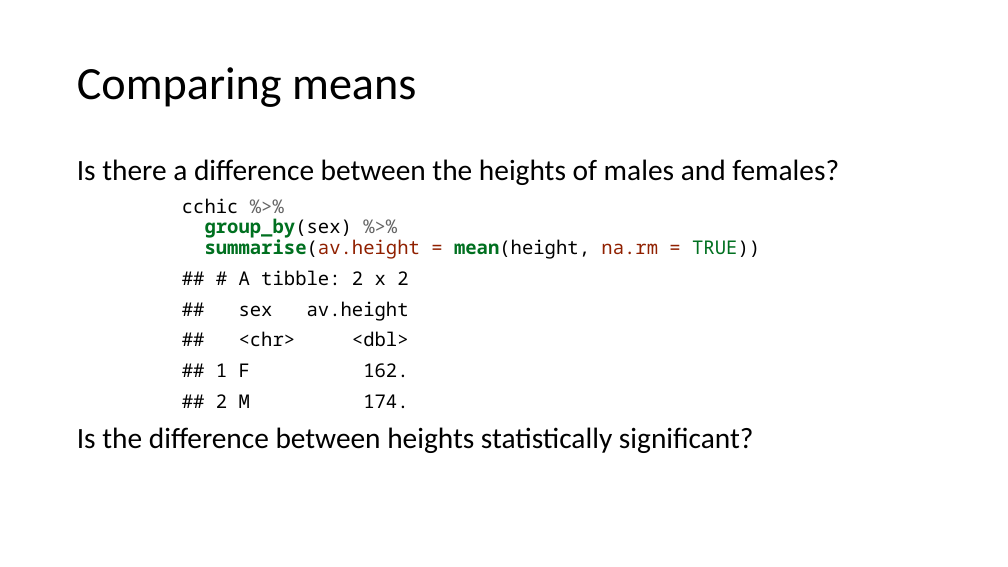
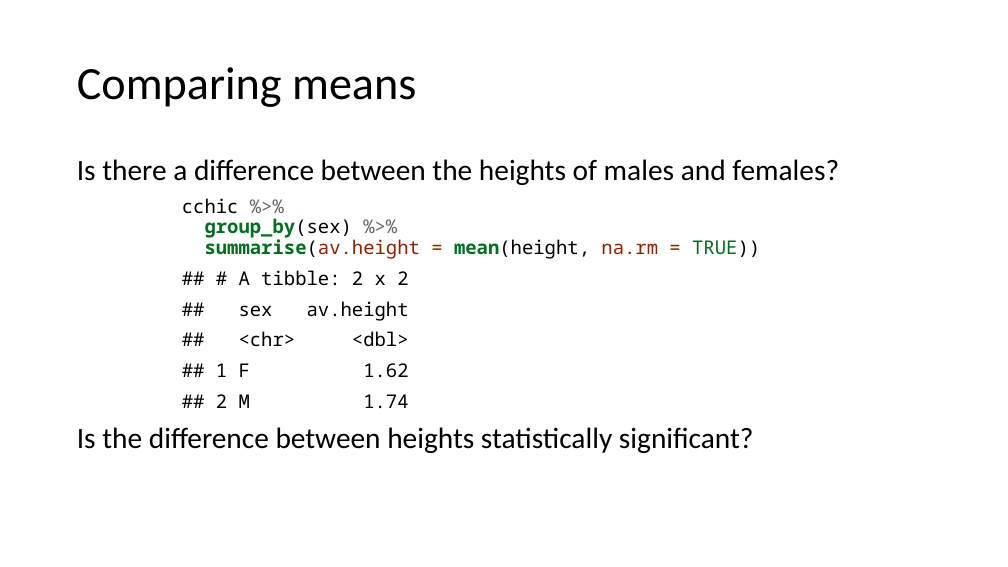
Before and after one commit to uclh-criu/learning-datascience, a slide deck: slide 29 of Workshops/Workshop6.pptx. Drawn at 1008x567 pixels with LibreOffice and Linux fonts; fonts in the diff are those of the drawing. Boxes give left, top, right and bottom in pixels: in the first picture for what was removed or moved away, otherwise in the second. Text is boxed around its words. In the diff, an @@ line names an element or a change of style, - is before the commit and + after.

```diff
--- a/Workshops/Workshop6.pptx
+++ b/Workshops/Workshop6.pptx
@@ text at box(216, 270, 409, 408): text changed @@
-## # A tibble: 2 x 2
-## sex av.height
-## <chr> <dbl>
-## 1 F 162.
-## 2 M 174.
+## # A tibble: 2 x 2
+## sex av.height
+## <chr> <dbl>
+## 1 F 1.62
+## 2 M 1.74
```
Also in this commit, not shown: 10 other slides changed, 1 slide added, 2 slides removed, 12 other files.
